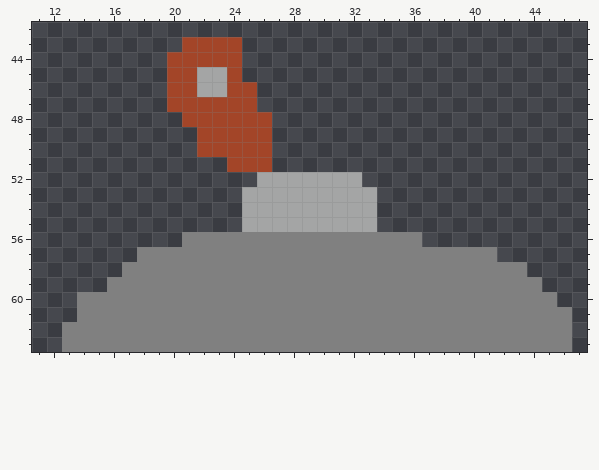
Pixel-art sprite -- level/Editor/switches/on.png. Above is the file before it was changed.
The file is 64x64 pixels. Pixels under 10% opacity are left out. Colours within 5 levels of each other are drawn and written as one. Shown: x 11..47, y 42..63.
The same view after the edit:
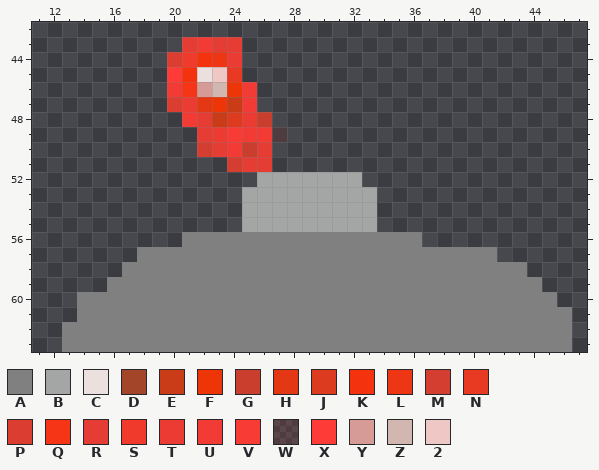
Palette (. is transparent): A #808080  B #a4a5a5  C #ebe0de  D #a34528  E #ca3b18  F #ee3507  G #ca3e2d  H #e43814  J #dd3b20  K #f4330e  L #ee3615  M #d43e30  N #e83a23  P #db3e31  Q #f63516  R #e53d33  S #f03b2c  T #eb3b33  U #f33b35  V #f93b36  W #ff3b381b  X #ff3b38  Y #d69a97  Z #d2b7b1  2 #efc7c4
The author wrote: update to switch png texture
What changed:
@@ x 18..29 @@
 42 ............
-43 ...DDDD.....
-44 ..DDDDD.....
-45 ..DDBBD.....
-46 ..DDBBDD....
-47 ..DDDDDD....
-48 ...DDDDDD...
-49 ....DDDDD...
-50 ....DDDDD...
-51 ......DDD...
+43 ...RURR.....
+44 ..PSKLT.....
+45 ..XKC2N.....
+46 ..UQYZFU....
+47 ..PTHFEU....
+48 ...UREJTG...
+49 ....RTVUUW..
+50 ....MRUGR...
+51 ......MRR...
 52 ........BBBB
Where, in picture pixels (left, top, right, bottom), the same in both pictures:
changed: (167, 37, 287, 172)
